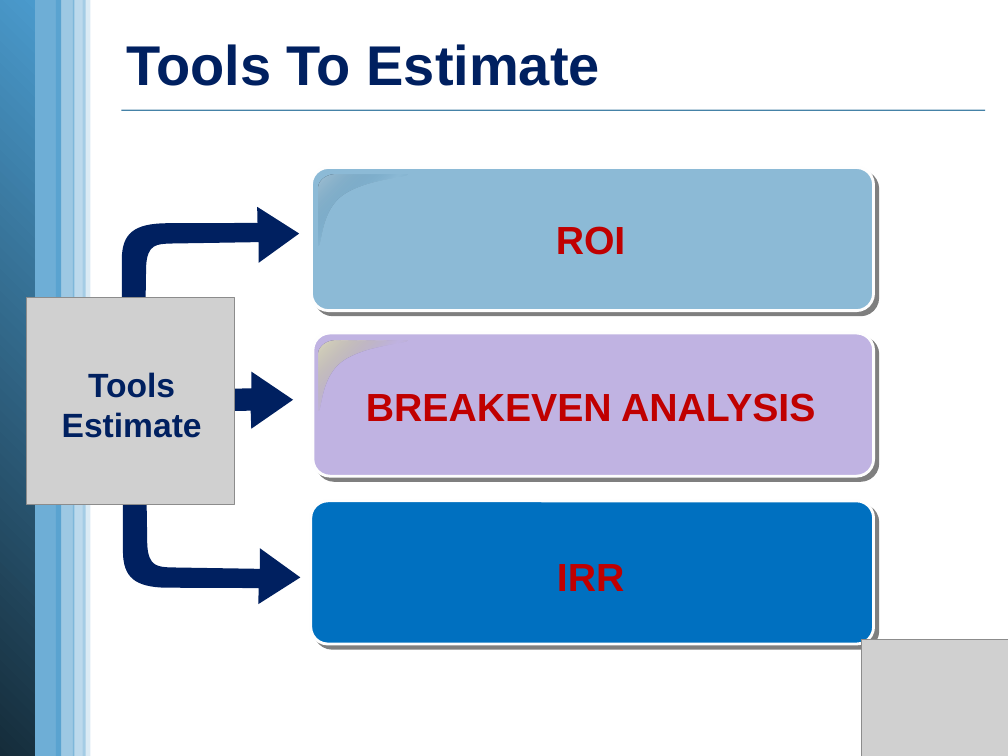
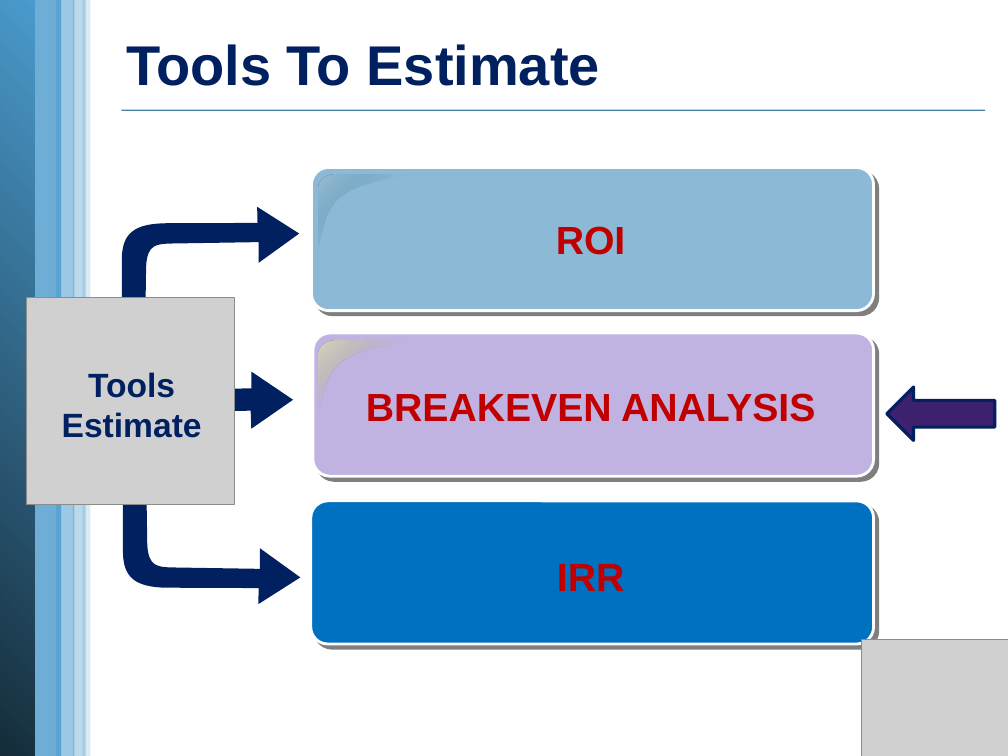
Before and after one commit to vucongthuc/hit-team-2012, a slide deck: slide 16 of Measurement Analysis/K15T2-Team22-Team Assignment7/K15T2-Team22-Team Assignment7.pptx. Drawn at 1008x756 pixels with LibreOffice and Linux fonts; fonts in the diff are those of the drawing; grey boxes stand for pictures; background and template pictures are left out. Boxes give left, top, right and bottom in pixels: in the first picture for what was removed or moved away, otherwise in the second. Text is boxed around its words. In the diff, an @@ line names an element or a change of style, - is before the commit and + after.

```diff
--- a/Measurement Analysis/K15T2-Team22-Team Assignment7/K15T2-Team22-Team Assignment7.pptx
+++ b/Measurement Analysis/K15T2-Team22-Team Assignment7/K15T2-Team22-Team Assignment7.pptx
@@ right arrow added at (x1=887, y1=387, x2=995, y2=440), fill #3D216E, outline #002060 2.25 pt @@
```
Also in this commit, not shown: 16 other slides changed, 1 slide added, 24 slides removed.
